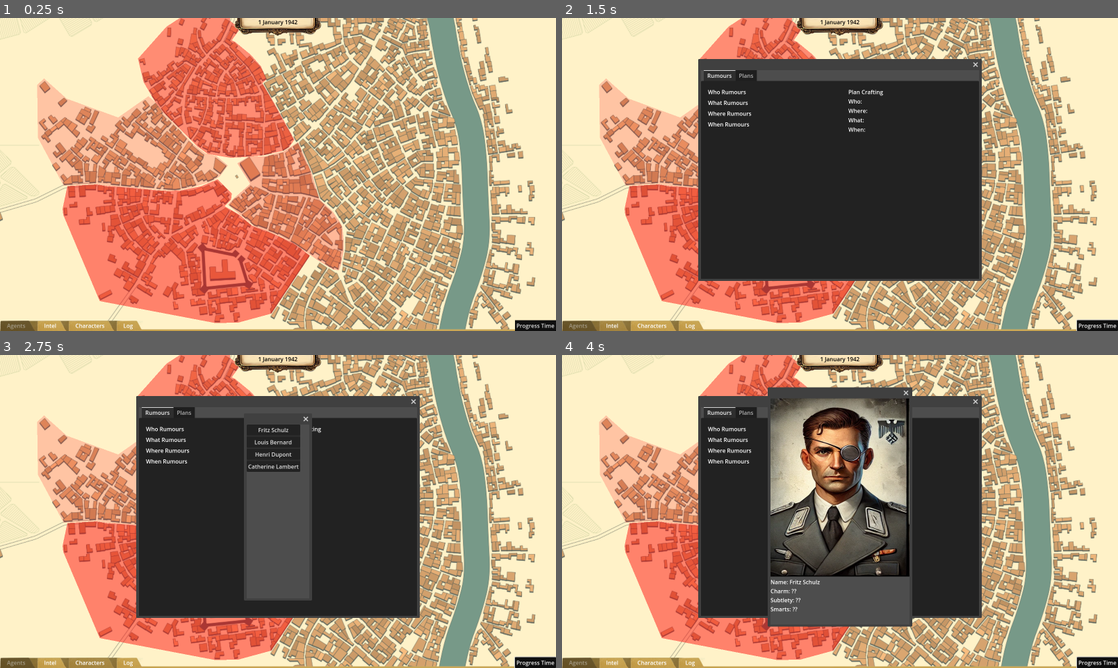
Above: before the commit, frames 1-4 (two rows, left to right).
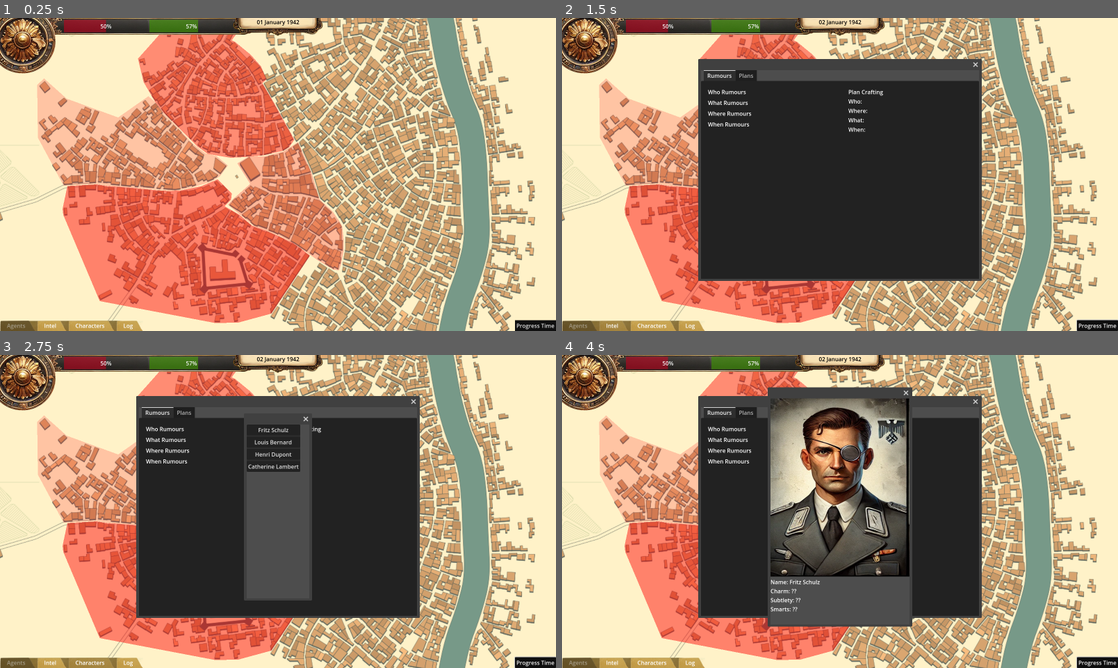
Above: after the commit, the same moments.

Repository: Stormwind-Gaming/stw-gogj-24
Game: Godot game, scene res://scenes/map.tscn
Two runs of this game, one before a commit and one after it. Both use one fixed random seed, a clock stepped at 60 frames per second and the inputs below.
Inputs:
- Up to frame 1 (0.25 s): no input
- Up to frame 2 (1.5 s): click "Progress Time" at 0.5 s; click "Intel" at 1.25 s
- Up to frame 3 (2.75 s): click "Characters" at 2 s
- Up to frame 4 (4 s): click "Log" at 2.75 s; click "Fritz Schulz" at 3.5 s

The runs differ from the first frame. In frame 1, 4.0% of the frame differs, in the area x 0-93%, y 0-100%; in frame 2, 4.0%; in frame 3, 4.0%; in frame 4, 4.0%.

Commit message:
feat: full calendar functionality feat: new GUI for heat and resistance feat: new signals for start and end of turn logic

Diff:
--- a/scenes/gui/footer.tscn
+++ b/scenes/gui/footer.tscn
@@ -1,12 +1,10 @@
-[gd_scene load_steps=13 format=3 uid="uid://bv860whpjsldd"]
+[gd_scene load_steps=8 format=3 uid="uid://bv860whpjsldd"]
 
 [ext_resource type="Script" path="res://scripts/gui/footer.gd" id="1_hd6ji"]
 [ext_resource type="Theme" uid="uid://b4qdww0jic2xr" path="res://assets/themes/footer_theme.tres" id="2_3ln20"]
-[ext_resource type="Texture2D" uid="uid://b2hdby02wjeow" path="res://assets/sprites/footer_folder.png" id="2_u8sgt"]
 [ext_resource type="Texture2D" uid="uid://idbpgpsxg2hj" path="res://assets/sprites/folder_tab.png" id="3_w01wa"]
 
-[sub_resource type="StyleBoxTexture" id="StyleBoxTexture_lo3jd"]
-texture = ExtResource("2_u8sgt")
+[sub_resource type="StyleBoxEmpty" id="StyleBoxEmpty_g4xvg"]
 
 [sub_resource type="StyleBoxTexture" id="StyleBoxTexture_2ecj2"]
 texture = ExtResource("3_w01wa")
@@ -16,62 +14,6 @@
 
 [sub_resource type="StyleBoxFlat" id="StyleBoxFlat_qsspa"]
 bg_color = Color(0, 0, 0, 1)
-
-[sub_resource type="Animation" id="Animation_sj32q"]
-length = 0.001
-tracks/0/type = "value"
-tracks/0/imported = false
-tracks/0/enabled = true
-tracks/0/path = NodePath("PanelContainer:position")
-tracks/0/interp = 1
-tracks/0/loop_wrap = true
-tracks/0/keys = {
-"times": PackedFloat32Array(0),
-"transitions": PackedFloat32Array(1),
-"update": 0,
-"values": [Vector2(0, -30)]
-}
-
-[sub_resource type="Animation" id="Animation_06ebt"]
-resource_name = "scroll_in"
-length = 0.25
-step = 0.25
-tracks/0/type = "value"
-tracks/0/imported = false
-tracks/0/enabled = true
-tracks/0/path = NodePath("PanelContainer:position")
-tracks/0/interp = 1
-tracks/0/loop_wrap = true
-tracks/0/keys = {
-"times": PackedFloat32Array(0, 0.25),
-"transitions": PackedFloat32Array(0.5, 1),
-"update": 0,
-"values": [Vector2(0, -200), Vector2(0, -30)]
-}
-
-[sub_resource type="Animation" id="Animation_1ejaj"]
-resource_name = "scroll_out"
-length = 0.25
-step = 0.25
-tracks/0/type = "value"
-tracks/0/imported = false
-tracks/0/enabled = true
-tracks/0/path = NodePath("PanelContainer:position")
-tracks/0/interp = 1
-tracks/0/loop_wrap = true
-tracks/0/keys = {
-"times": PackedFloat32Array(0, 0.25),
-"transitions": PackedFloat32Array(0.5, 1),
-"update": 0,
-"values": [Vector2(0, -30), Vector2(0, -200)]
-}
-
-[sub_resource type="AnimationLibrary" id="AnimationLibrary_ywb36"]
-_data = {
-"RESET": SubResource("Animation_sj32q"),
-"scroll_in": SubResource("Animation_06ebt"),
-"scroll_out": SubResource("Animation_1ejaj")
-}
 
 [node name="Footer" type="Control" node_paths=PackedStringArray("show_character_list_button", "show_intel_list_button", "show_log_list_button", "show_agents_list_button", "turn_button")]
 layout_mode = 3
@@ -89,17 +31,15 @@
 turn_button = NodePath("PanelContainer2/TurnButton")
 
 [node name="PanelContainer" type="PanelContainer" parent="."]
-custom_minimum_size = Vector2(1600, 200)
 layout_mode = 1
 anchors_preset = 12
 anchor_top = 1.0
 anchor_right = 1.0
 anchor_bottom = 1.0
 offset_top = -30.0
-offset_bottom = 170.0
 grow_horizontal = 2
 grow_vertical = 0
-theme_override_styles/panel = SubResource("StyleBoxTexture_lo3jd")
+theme_override_styles/panel = SubResource("StyleBoxEmpty_g4xvg")
 
 [node name="VBoxContainer" type="VBoxContainer" parent="PanelContainer"]
 custom_minimum_size = Vector2(0, 30)
@@ -160,8 +100,3 @@
 [node name="TurnButton" type="Button" parent="PanelContainer2"]
 layout_mode = 2
 text = "Progress Time"
-
-[node name="AnimationPlayer" type="AnimationPlayer" parent="."]
-libraries = {
-"": SubResource("AnimationLibrary_ywb36")
-}
--- a/scenes/gui/header.tscn
+++ b/scenes/gui/header.tscn
@@ -1,7 +1,14 @@
-[gd_scene load_steps=4 format=3 uid="uid://kgy3mx1cyya"]
+[gd_scene load_steps=7 format=3 uid="uid://kgy3mx1cyya"]
 
 [ext_resource type="Script" path="res://scripts/gui/header.gd" id="1_o6s7c"]
+[ext_resource type="Texture2D" uid="uid://dwnt8ugq4jcn8" path="res://assets/sprites/top_left_panel.png" id="2_8eh0m"]
 [ext_resource type="Texture2D" uid="uid://tgu677tfbe0p" path="res://assets/sprites/header_background.png" id="2_j3hlc"]
+
+[sub_resource type="StyleBoxFlat" id="StyleBoxFlat_f85mb"]
+bg_color = Color(0.839216, 0, 0.121569, 0.529412)
+
+[sub_resource type="StyleBoxFlat" id="StyleBoxFlat_0b7d3"]
+bg_color = Color(0.290196, 0.709804, 0, 0.505882)
 
 [sub_resource type="StyleBoxTexture" id="StyleBoxTexture_nxk20"]
 texture = ExtResource("2_j3hlc")
@@ -9,18 +16,60 @@
 texture_margin_right = 30.0
 texture_margin_bottom = 30.0
 
-[node name="Header" type="Control"]
+[node name="Header" type="Control" node_paths=PackedStringArray("date", "heat_bar", "resistance_bar")]
 layout_mode = 3
+anchors_preset = 10
+anchor_right = 1.0
+grow_horizontal = 2
+script = ExtResource("1_o6s7c")
+date = NodePath("HBoxContainer/PanelContainer2/MarginContainer/HBoxContainer/Date")
+heat_bar = NodePath("TextureRect/MarginContainer/HBoxContainer/HeatProgressBar")
+resistance_bar = NodePath("TextureRect/MarginContainer/HBoxContainer/ResistanceProgressBar")
+
+[node name="TextureRect" type="TextureRect" parent="."]
+layout_mode = 1
+offset_right = 40.0
+offset_bottom = 40.0
+texture = ExtResource("2_8eh0m")
+
+[node name="MarginContainer" type="MarginContainer" parent="TextureRect"]
+layout_mode = 1
+anchors_preset = 15
+anchor_right = 1.0
+anchor_bottom = 1.0
+grow_horizontal = 2
+grow_vertical = 2
+theme_override_constants/margin_left = 184
+theme_override_constants/margin_top = 5
+theme_override_constants/margin_right = 128
+theme_override_constants/margin_bottom = 210
+
+[node name="HBoxContainer" type="HBoxContainer" parent="TextureRect/MarginContainer"]
+layout_mode = 2
+
+[node name="HeatProgressBar" type="ProgressBar" parent="TextureRect/MarginContainer/HBoxContainer"]
+layout_mode = 2
+size_flags_horizontal = 3
+size_flags_vertical = 1
+theme_override_styles/fill = SubResource("StyleBoxFlat_f85mb")
+step = 1.0
+value = 50.0
+
+[node name="ResistanceProgressBar" type="ProgressBar" parent="TextureRect/MarginContainer/HBoxContainer"]
+layout_mode = 2
+size_flags_horizontal = 3
+size_flags_vertical = 1
+theme_override_styles/fill = SubResource("StyleBoxFlat_0b7d3")
+step = 1.0
+value = 50.0
+
+[node name="HBoxContainer" type="HBoxContainer" parent="."]
+layout_mode = 1
 anchors_preset = 5
 anchor_left = 0.5
 anchor_right = 0.5
-grow_horizontal = 2
-script = ExtResource("1_o6s7c")
-
-[node name="HBoxContainer" type="HBoxContainer" parent="."]
-layout_mode = 1
-anchors_preset = 10
-anchor_right = 1.0
+offset_left = -127.0
+offset_right = 127.0
 offset_bottom = 53.0
 grow_horizontal = 2
 
--- /dev/null
+++ b/scenes/gui/newspaper.tscn
@@ -0,0 +1,77 @@
+[gd_scene load_steps=3 format=3 uid="uid://b16krdr76iks3"]
+
+[ext_resource type="Texture2D" uid="uid://cinhwyd6rnsae" path="res://assets/sprites/newspaper_base.png" id="1_uow7u"]
+
+[sub_resource type="StyleBoxEmpty" id="StyleBoxEmpty_6gb03"]
+
+[node name="Newspaper" type="PopupPanel"]
+initial_position = 1
+size = Vector2i(1000, 900)
+visible = true
+always_on_top = true
+
+[node name="TextureRect" type="TextureRect" parent="."]
+anchors_preset = 15
+anchor_right = 1.0
+anchor_bottom = 1.0
+offset_left = 4.0
+offset_top = 4.0
+offset_right = -4.0
+offset_bottom = -4.0
+grow_horizontal = 2
+grow_vertical = 2
+texture = ExtResource("1_uow7u")
+expand_mode = 3
+
+[node name="TownNameLabel" type="Label" parent="TextureRect"]
+layout_mode = 0
+offset_left = 439.485
+offset_top = 2.0
+offset_right = 550.485
+offset_bottom = 25.0
+theme_override_colors/font_color = Color(0, 0, 0, 1)
+text = "<Town Name>"
+horizontal_alignment = 1
+vertical_alignment = 1
+
+[node name="DateLabel" type="Label" parent="TextureRect"]
+layout_mode = 0
+offset_left = 133.0
+offset_top = 200.0
+offset_right = 187.0
+offset_bottom = 223.0
+theme_override_colors/font_color = Color(0, 0, 0, 1)
+text = "<date>"
+horizontal_alignment = 1
+vertical_alignment = 1
+
+[node name="TRPanelContainer" type="PanelContainer" parent="TextureRect"]
+clip_contents = true
+layout_mode = 0
+offset_left = 736.0
+offset_top = 277.0
+offset_right = 956.0
+offset_bottom = 560.0
+theme_override_styles/panel = SubResource("StyleBoxEmpty_6gb03")
+
+[node name="VBoxContainer" type="VBoxContainer" parent="TextureRect/TRPanelContainer"]
+layout_mode = 2
+
+[node name="TitleLabel" type="Label" parent="TextureRect/TRPanelContainer/VBoxContainer"]
+custom_minimum_size = Vector2(10, 10)
+layout_mode = 2
+theme_override_colors/font_color = Color(0, 0, 0, 1)
+text = "<Title>"
+horizontal_alignment = 1
+vertical_alignment = 1
+autowrap_mode = 3
+uppercase = true
+
+[node name="RichTextLabel" type="RichTextLabel" parent="TextureRect/TRPanelContainer/VBoxContainer"]
+layout_mode = 2
+size_flags_vertical = 3
+theme_override_colors/default_color = Color(0, 0, 0, 1)
+theme_override_font_sizes/normal_font_size = 14
+bbcode_enabled = true
+text = "<Article>"
+fit_content = true
--- /dev/null
+++ b/scripts/calendar/calendar.gd
@@ -0,0 +1,50 @@
+extends Node
+class_name Calendar
+
+# Initial date variables
+var year: int = 1942
+var month: int = 1
+var day: int = 1
+
+# Days per month, accounting for February in leap years
+const DAYS_IN_MONTHS = { 1: 31, 2: 28, 3: 31, 4: 30, 5: 31, 6: 30, 7: 31, 8: 31, 9: 30, 10: 31, 11: 30, 12: 31 }
+
+func _ready():
+    # Initialize with a random day in early 1942
+    randomize()
+    month = 1 #randi_range(1, 4)  # Start between January and April
+    day = 1 #randi_range(1, DAYS_IN_MONTHS[month])
+
+# Array of month names
+var month_names = ["January", "February", "March", "April", "May", "June", "July", "August", "September", "October", "November", "December"]
+
+# Function to get a string representation of the current date with the month name
+func get_date_string() -> String:
+    return "%02d %s %04d" % [day, month_names[month - 1], year]
+
+# Function to check if a year is a leap year
+func is_leap_year(y: int) -> bool:
+    return (y % 4 == 0 and y % 100 != 0) or (y % 400 == 0)
+
+# Increment the date by one day
+func increment_day():
+    day += 1
+
+    # Check if we've gone past the last day of the current month
+    var days_in_current_month = DAYS_IN_MONTHS[month]
+
+    # Adjust for February in leap years
+    if month == 2 and is_leap_year(year):
+        days_in_current_month = 29
+
+    # If we've gone past the last day, move to the next month
+    if day > days_in_current_month:
+        day = 1
+        month += 1
+
+        # If we've gone past December, move to the next year
+        if month > 12:
+            month = 1
+            year += 1
+
+    print("New date:", get_date_string())
--- /dev/null
+++ b/scripts/calendar/events.json
@@ -0,0 +1,68 @@
+{
+	"1942-01-01": [
+		{
+			"title": "Allied Nations Sign Declaration",
+			"event": "New Year's Day: Leaders of 26 Allied nations, including the United States, the United Kingdom, and the Soviet Union, sign the Declaration of the United Nations, pledging to continue the fight against the Axis powers."
+		}
+	],
+	"1942-01-02": [
+		{
+			"title": "Japanese Forces Capture Manila",
+			"event": "The Philippine capital falls as Japanese troops advance swiftly through the Pacific, tightening their grip on Southeast Asia."
+		}
+	],
+	"1942-01-07": [
+		{
+			"title": "Bataan Campaign Begins",
+			"event": "American and Filipino forces make their stand against Japanese troops on the Bataan Peninsula, marking the start of a brutal struggle."
+		}
+	],
+	"1942-01-11": [
+		{
+			"title": "Japanese Invade Dutch East Indies",
+			"event": "Japan opens a new front, invading the oil-rich Dutch East Indies in a strategic move to secure resources for its war effort."
+		}
+	],
+	"1942-01-13": [
+		{
+			"title": "German U-Boats Attack US Shipping",
+			"event": "Operation Paukenschlag (Drumbeat) begins as German submarines attack American shipping vessels along the East Coast, bringing the war to American waters."
+		}
+	],
+	"1942-01-20": [
+		{
+			"title": "Wannsee Conference Held",
+			"event": "Nazi Officials Meet at Wannsee: High-ranking Nazi leaders convene in Berlin to coordinate what they call the 'Final Solution,' detailing plans for the systematic extermination of Europe's Jewish population."
+		}
+	],
+	"1942-01-23": [
+		{
+			"title": "Allied Forces Secure New Guinea Airfield",
+			"event": "In a bold move, Allied forces secure an airfield on New Guinea, providing a critical foothold for future operations in the Pacific."
+		}
+	],
+	"1942-01-25": [
+		{
+			"title": "Thailand Declares War on the Allies",
+			"event": "Under Japanese influence, Thailand officially joins the Axis powers and declares war on the Allies."
+		}
+	],
+	"1942-01-26": [
+		{
+			"title": "American Troops Land in Europe",
+			"event": "First American Troops Arrive in Europe: U.S. forces land in Northern Ireland, marking the first deployment of American troops in Europe since the United States entered the war."
+		}
+	],
+	"1942-01-29": [
+		{
+			"title": "Rosie the Riveter Campaign Launched",
+			"event": "The U.S. government unveils 'Rosie the Riveter' to inspire American women to join the workforce and support the war effort from home."
+		}
+	],
+	"1942-01-31": [
+		{
+			"title": "Battle for Singapore Intensifies",
+			"event": "Japanese forces press their assault on Singapore, with British defenders preparing for what could become one of the most significant battles in the Pacific."
+		}
+	]
+}
--- a/scripts/game_controller.gd
+++ b/scripts/game_controller.gd
@@ -4,9 +4,14 @@
 
 var poi_for_radial: PointOfInterest
 var radial_menu_open: RadialMenu
-
-signal end_turn(num: int)
+var calendar: Calendar
+
+signal end_turn_initiated(num: int)
+signal end_turn_complete(num: int)
 signal district_just_focused(district: District)
+
+func _ready() -> void:
+	calendar = Calendar.new()
 
 # Structure to store each action
 class Action:
@@ -47,7 +52,9 @@
 
 # Method to process a turn
 func process_turn() -> void:
+	emit_signal("end_turn_initiated", turn_number)  # Emit the end turn signal
 	turn_number += 1  # Increment the turn number
+	calendar.increment_day()  # Increment the day
 	var current_turn_log: Array = []  # Array to store logs for this turn
 
 	for action in actions:
@@ -121,7 +128,7 @@
 	actions.clear()
 
 	# Emit the signal to end the turn
-	emit_signal("end_turn", turn_number)
+	emit_signal("end_turn_complete", turn_number)
 
 # Method to get the log for a specific turn
 func get_turn_log(turn: int) -> Array:
--- a/scripts/gui/footer.gd
+++ b/scripts/gui/footer.gd
@@ -86,7 +86,6 @@
 	if footer_tray_open:
 		return
 	footer_tray_open = true
-	# $AnimationPlayer.play("scroll_out")
 
 func _on_scroll_out_animation_finished():
 	pass
--- a/scripts/gui/header.gd
+++ b/scripts/gui/header.gd
@@ -1,9 +1,15 @@
 extends Control
 
-@onready var date = $HBoxContainer/PanelContainer2/MarginContainer/HBoxContainer/Date
+@export var date: Label
+@export var heat_bar: ProgressBar
+@export var resistance_bar: ProgressBar
 
 func _ready():
-	GameController.connect("end_turn", update_date)
+	GameController.connect("end_turn_complete", update_gui)
+	resistance_bar.value = GameController.get_resistance_level()
+	date.text = GameController.calendar.get_date_string()
 
-func update_date(num: int) -> void:
-	date.text = str(num) + " January 1942"
+func update_gui(num: int) -> void:
+	date.text = GameController.calendar.get_date_string()
+	resistance_bar.value = GameController.get_resistance_level()
+	# heat_bar.value = GameController.get_heat_level()
Binary file changed: assets/sprites/header_background.png
Binary file added: assets/sprites/newspaper_base.png
Not shown, added: assets/sprites/newspaper_base.png.import
Binary file added: assets/sprites/top_left_panel.png
Not shown, added: assets/sprites/top_left_panel.png.import
